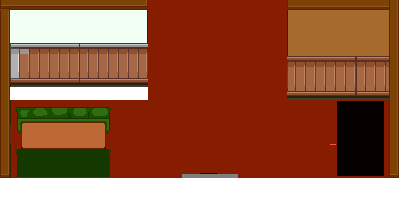
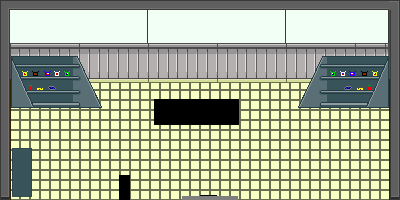
Layers edited between the first and the second 400×200 image:
removed layer "Layer 1" over 0, 0, 399, 178
removed layer "Layer 0" over 0, 0, 400, 200
added layer "Layer 6" above "Background" over 11, 56, 389, 200
added layer "Background" over 0, 0, 400, 200
